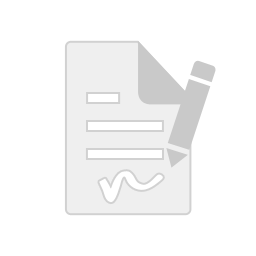
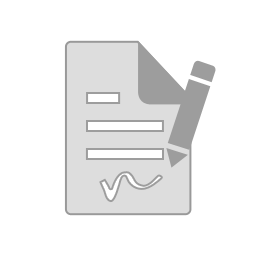
Layered file, before and after one edit (256x256). Changes by layer:
painted on "Shape 1" over [166, 60, 216, 168]
painted on "Shape 17" over [138, 41, 192, 105]
